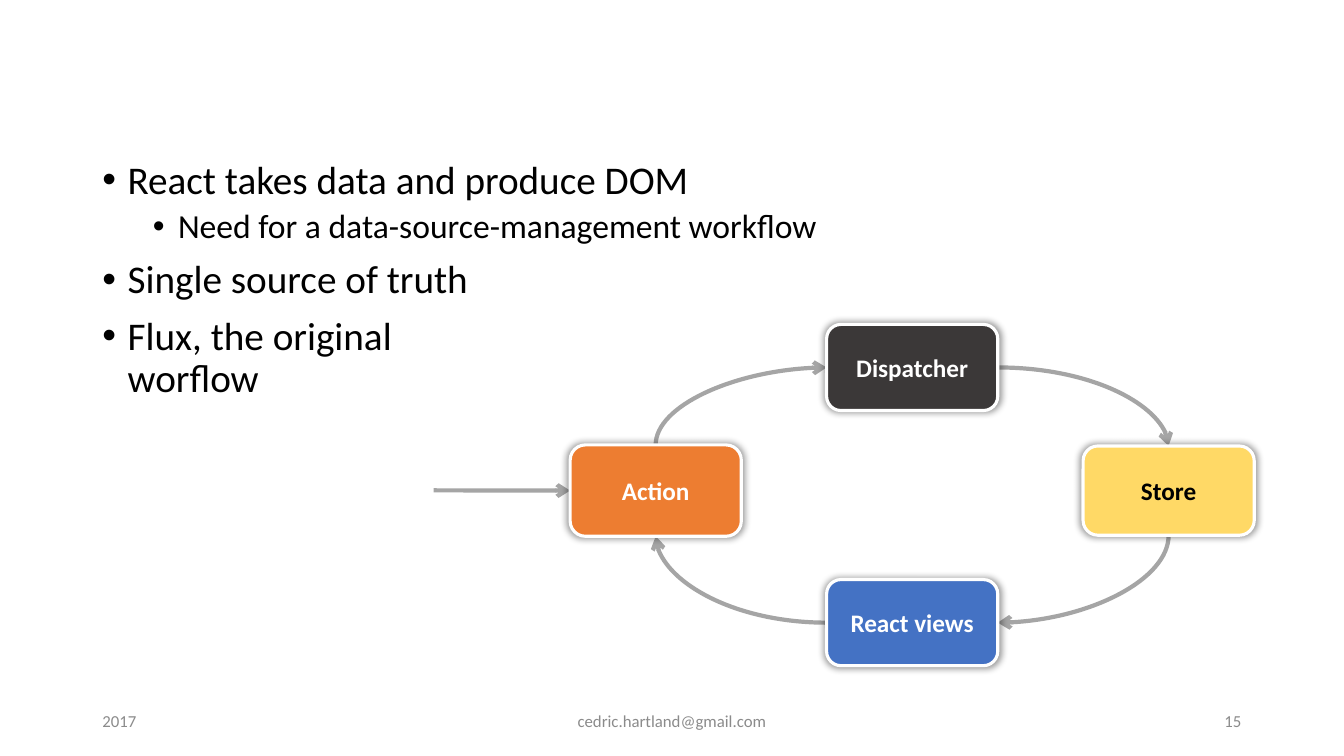
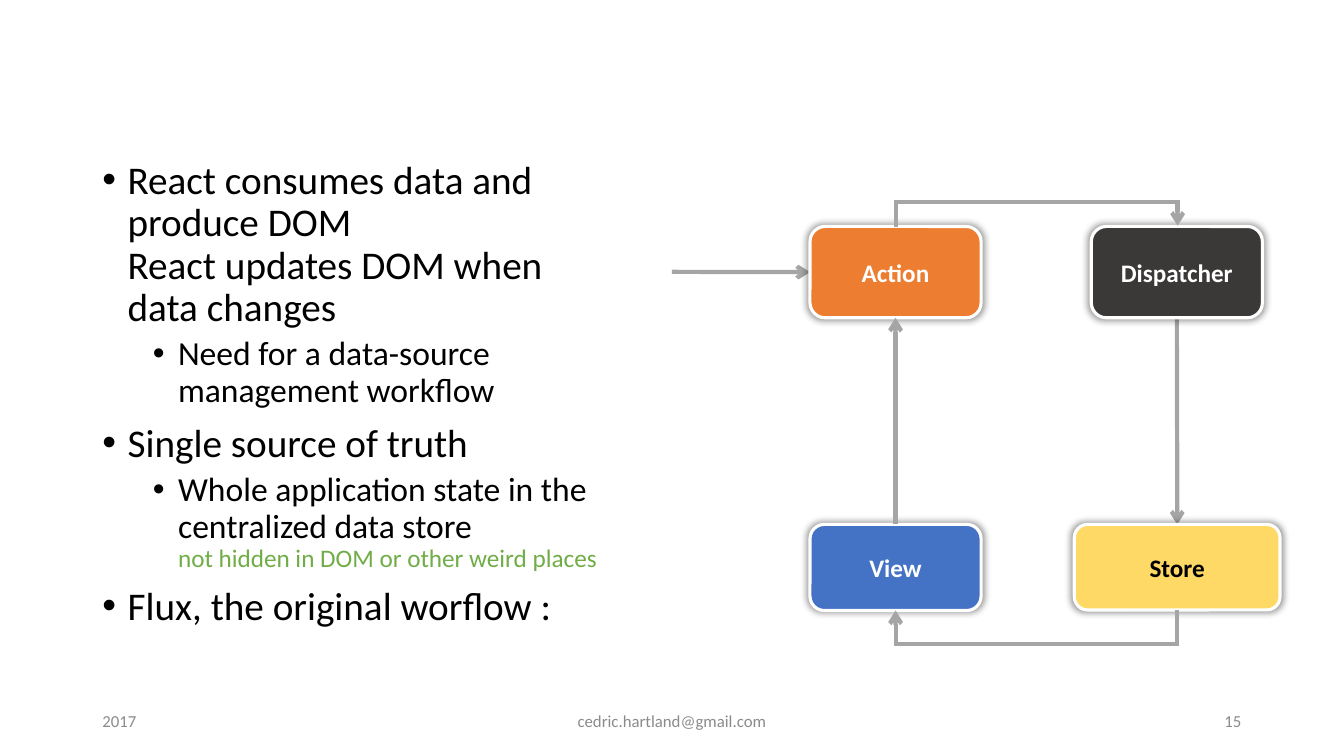
Before and after one commit to gigacool/react-redux-presentation, a slide deck: slide 15 of docs/React & Redux.pptx. Drawn at 1344x756 pixels with LibreOffice and Linux fonts; fonts in the diff are those of the drawing; background and template pictures are left out. Boxes give left, top, right and bottom in pixels: in the first picture for what was removed or moved away, otherwise in the second. Text is boxed around its words. In the diff, an @@ line names an element or a change of style, - is before the commit and + after.

Commit message:
minor react updates, redux workflow, reducers combination and normalization

```diff
--- a/docs/React & Redux.pptx
+++ b/docs/React & Redux.pptx
@@ text at [128,166,543,408]: text changed; size 24 to 28 pt @@
-• React takes data and produce DOM
-  • Need for a data-source-management workflow
+• React consumes data and
+  produce DOM
+  React updates DOM when
+  data changes
+  • Need for a data-source
+    management workflow
@@ elbow arrow added from (896, 227) to (1178, 226), #A5A5A5 3 pt @@
@@ rounded rectangle "Action": place and size @@
-rounded rectangle "Action" at [571,445,742,536]
+rounded rectangle "Action" at [811,227,982,319]
@@ rounded rectangle "Dispatcher": place and size @@
-rounded rectangle "Dispatcher" at [827,325,998,410]
+rounded rectangle "Dispatcher" at [1092,227,1263,319]
@@ arrow moved from (434, 490) - (571, 491) to (673, 272) - (811, 272) @@
@@ arrow added from (895, 524) to (895, 318), #A5A5A5 3 pt @@
@@ curved arrow added from (1178, 318) to (1178, 524), #A5A5A5 3 pt @@
@@ curved arrow removed from (656, 445) to (827, 368) @@
@@ curved arrow removed from (998, 368) to (1169, 446) @@
@@ text at [128,477,597,627]: text changed; size 28 to 24 pt @@
-• Flux, the original
-  worflow
+  • Whole application state in the
+    centralized data store
+    not hidden in DOM or other weird places
+• Flux, the original worflow :
@@ curved arrow removed from (827, 623) to (656, 536) @@
@@ rounded rectangle added at [811,524,982,610], fill #4472C4, outline #FFFFFF 2.25 pt, 18 pt, text #FFFFFF, bold @@
+View
@@ curved arrow removed from (1169, 535) to (998, 623) @@
@@ rounded rectangle "Store": place and size @@
-rounded rectangle "Store" at [1083,446,1254,535]
+rounded rectangle "Store" at [1075,524,1280,610]
@@ rounded rectangle "Store" at [1075,524,1280,610]: proportions changed @@
@@ rounded rectangle removed at [827,580,998,665] @@
-React views
@@ elbow arrow added from (1178, 610) to (895, 611), #A5A5A5 3 pt @@
```
Also in this commit, not shown: 6 other slides changed, 4 slides added.
